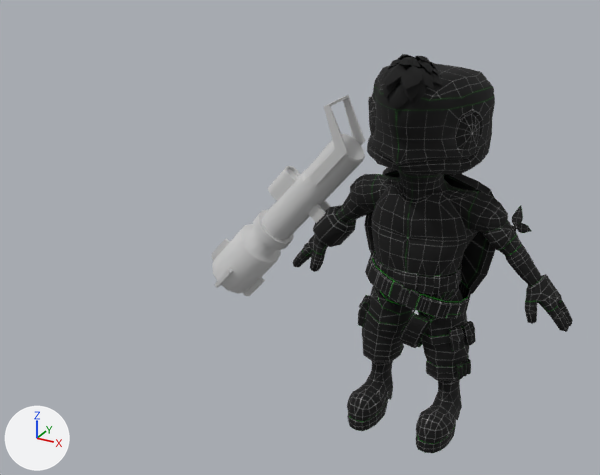
One commit to the OBJ model 17yHDY/Max_Chara/turtle/model_turtle.obj: the scene before it, then after it.
Rendered twice from a 50 mm camera at (174.0, -251.0, 185.0) aimed at (33.0, 4.0, 57.0). Every picture has the same lights, and +X, +Y and +Z are marked at lower left. Where no turn or scale is listed for an object, it has been applied to the vertices.

Objects in the first picture: 'model_turtle'.
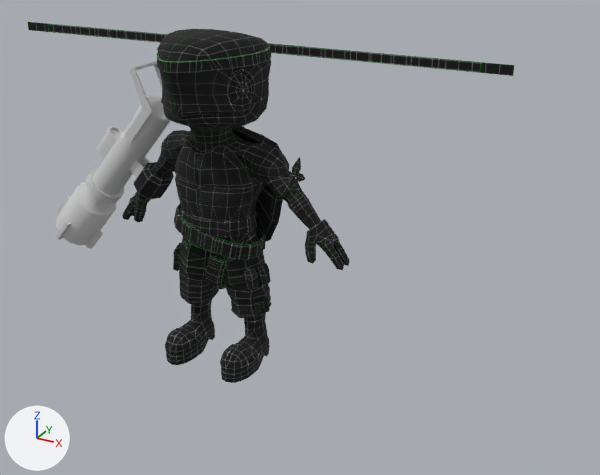
Changed parts and their boxes [x1, y1, x2, y2] in the pictures (600 x 475 px; the box of a moved part takes in the faces that stretch with it):
'model_turtle', reshaped (34% wider, 9% shorter)
    before: [211, 54, 573, 453]
    after: [27, 22, 514, 383]
part 1 of me_model_turtle, moved or reshaped
    before: [358, 295, 370, 327]
    after: [173, 243, 181, 271]
part 2 of me_model_turtle, moved or reshaped
    before: [448, 327, 464, 351]
    after: [244, 268, 258, 289]
part 3 of me_model_turtle, moved or reshaped
    before: [461, 321, 476, 346]
    after: [255, 263, 271, 285]
part 4 of me_model_turtle, moved or reshaped
    before: [456, 359, 471, 379]
    after: [254, 298, 270, 316]
part 5 of me_model_turtle, moved or reshaped
    before: [511, 225, 517, 232]
    after: [290, 175, 295, 181]
part 6 of me_model_turtle, moved or reshaped
    before: [517, 223, 531, 233]
    after: [295, 172, 305, 182]
part 7 of me_model_turtle, moved or reshaped
    before: [512, 205, 523, 226]
    after: [292, 157, 301, 175]
part 8 of me_model_turtle, moved or reshaped
    before: [212, 134, 365, 294]
    after: [56, 96, 171, 245]
part 9 of me_model_turtle, moved or reshaped
    before: [268, 166, 301, 201]
    after: [97, 126, 122, 158]
part 10 of me_model_turtle, moved or reshaped
    before: [243, 277, 265, 296]
    after: [85, 230, 103, 248]
part 11 of me_model_turtle, moved or reshaped
    before: [211, 238, 230, 261]
    after: [57, 195, 70, 215]
part 12 of me_model_turtle, moved or reshaped
    before: [214, 268, 233, 287]
    after: [56, 221, 71, 240]
part 13 of me_model_turtle, moved or reshaped
    before: [309, 95, 365, 185]
    after: [124, 61, 162, 142]
part 14 of me_model_turtle, moved or reshaped
    before: [308, 204, 326, 223]
    after: [129, 161, 144, 178]
part 15 of me_model_turtle, moved or reshaped
    before: [320, 201, 331, 211]
    after: [140, 157, 150, 167]
part 16 of me_model_turtle, deleted (black)
    before: [293, 54, 573, 453]
part 17 of me_model_turtle, added (black)
    after: [27, 22, 514, 383]

The change, as a list of edits to the scene's bpy script:
```text
Change me_model_turtle:
    used by ob_model_turtle
    remove me_model_turtle.from_pydata(...)  # 3143 vertices, 3144 faces; spans x -8.6..135.5, y -28.2..26.2, z -4.2..134.9
    add me_model_turtle.from_pydata(...)  # 3153 vertices, 3175 faces; spans x -102.4..103.2, y -28.5..24.6, z 0.0..133.6
    me_model_turtle part 1: the loose piece of 35 vertices spanning x 61.4..66.7, y -6.0..0.1, z 31.3..42.5 is moved by (-82.6, -1.7, 4.1)
    me_model_turtle part 2: the loose piece of 29 vertices spanning x 97.3..103.1, y -7.8..-2.7, z 32.6..40.8 is moved by (-82.6, -1.7, 4.1)
    me_model_turtle part 3: the loose piece of 29 vertices spanning x 100.4..105.3, y -3.2..1.9, z 33.1..41.2 is moved by (-82.6, -1.7, 4.1)
    me_model_turtle part 4: the loose piece of 28 vertices spanning x 100.8..105.0, y -5.3..1.1, z 20.6..26.4 is moved by (-82.6, -1.7, 4.1)
    me_model_turtle part 5: the loose piece of 6 vertices spanning x 112.1..114.2, y 3.5..6.3, z 76.1..78.1 is moved by (-82.6, -1.7, 4.1)
    me_model_turtle part 6: the loose piece of 11 vertices spanning x 113.7..119.6, y 2.9..5.7, z 76.2..79.9 is moved by (-82.6, -1.7, 4.1)
    me_model_turtle part 7: the loose piece of 11 vertices spanning x 111.9..115.5, y 5.3..9.2, z 77.4..84.2 is moved by (-82.6, -1.7, 4.1)
    me_model_turtle part 8: the loose piece of 214 vertices spanning x -6.6..57.8, y -4.5..14.7, z 27.5..100.1 is moved by (-82.6, -1.7, 4.1)
    me_model_turtle part 9: the loose piece of 77 vertices spanning x 19.2..33.2, y 2.1..8.2, z 70.3..84.8 is moved by (-82.6, -1.7, 4.1)
    me_model_turtle part 10: the loose piece of 12 vertices spanning x 5.3..16.1, y 4.3..5.8, z 25.6..36.5 is moved by (-82.6, -1.7, 4.1)
    me_model_turtle part 11: the loose piece of 12 vertices spanning x -8.6..1.2, y 4.3..5.8, z 37.2..48.9 is moved by (-82.6, -1.7, 4.1)
    me_model_turtle part 12: the loose piece of 12 vertices spanning x -1.1..7.8, y -6.4..-2.5, z 31.7..41.9 is moved by (-82.6, -1.7, 4.1)
    me_model_turtle part 13: the loose piece of 28 vertices spanning x 40.4..55.3, y -2.4..12.6, z 82.2..112.5 is moved by (-82.6, -1.7, 4.1)
    me_model_turtle part 14: the loose piece of 8 vertices spanning x 36.9..45.5, y 1.9..3.1, z 65.1..73.6 is moved by (-82.6, -1.7, 4.1)
    me_model_turtle part 15: the loose piece of 8 vertices spanning x 36.9..45.5, y 7.0..8.2, z 65.1..73.6 is moved by (-82.6, -1.7, 4.1)
    me_model_turtle part 16: 25 loose pieces with 2563 vertices, spanning x 29.7..135.5, y -28.2..26.2, z -4.2..134.9, are deleted
    me_model_turtle part 17: 2567 vertices added at x -102.4..103.2, y -28.5..24.6, z 0.0..133.6
```
